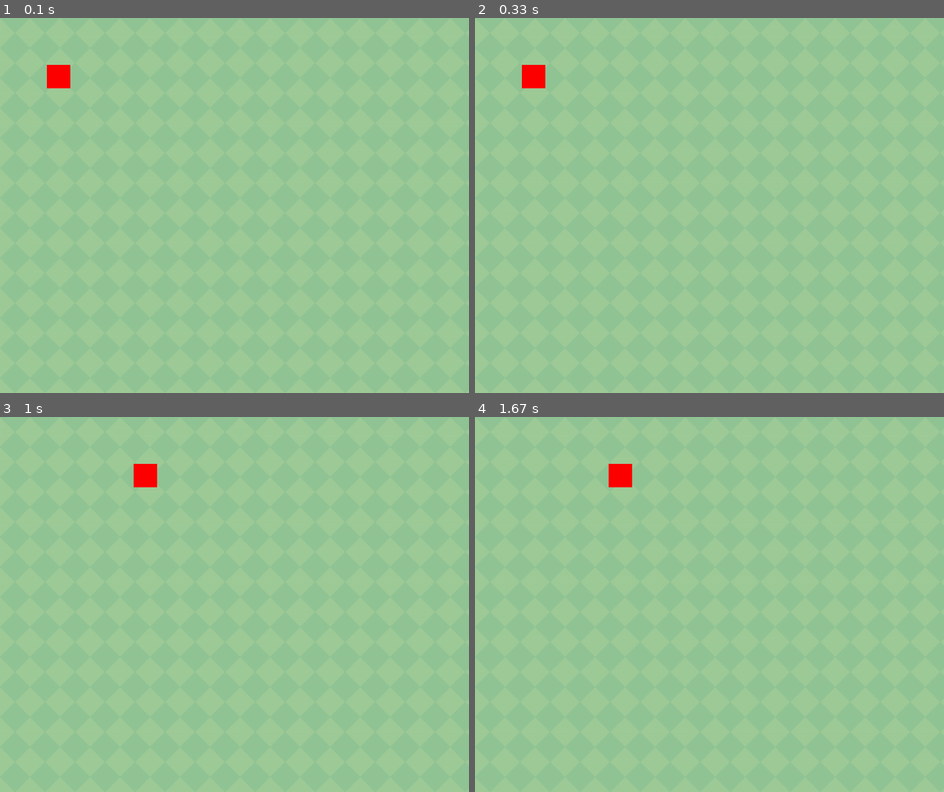
Above: before the commit, frames 1-4 (two rows, left to right).
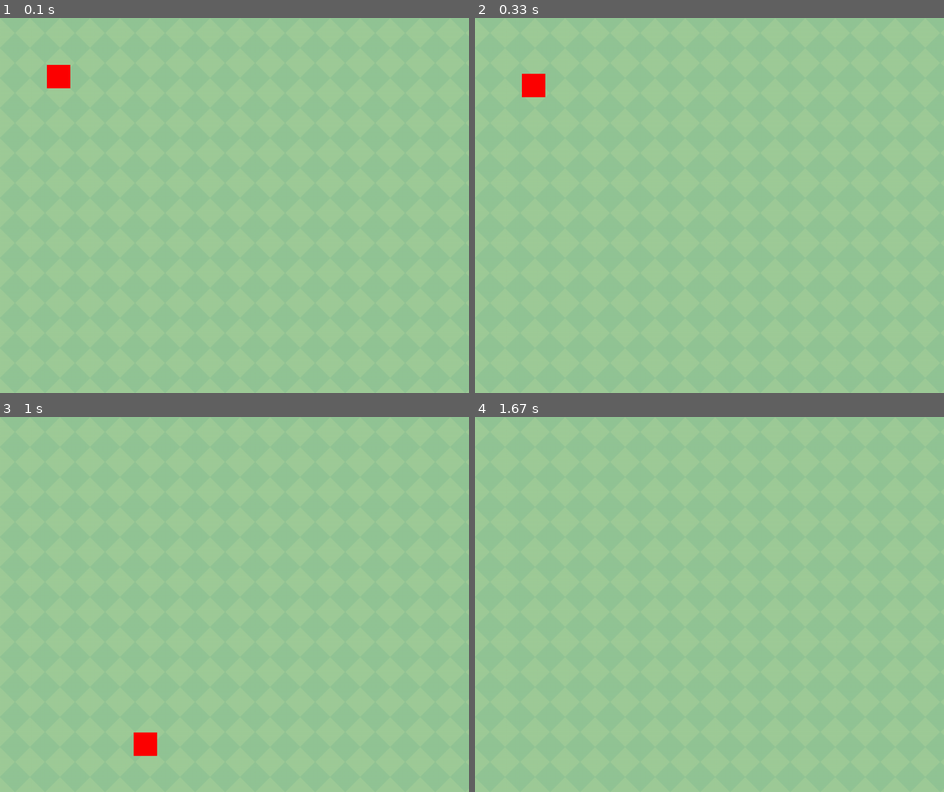
Above: after the commit, the same moments.

Repository: Castleexe/Capstone
Game: pygame game, started from Learning Pygame/main.py
Two runs of this game, one before a commit and one after it. Both use one fixed random seed, a clock stepped at 60 frames per second and the inputs below.
Inputs:
- Up to frame 1 (0.1 s): no input
- Up to frame 2 (0.33 s): no input
- Up to frame 3 (1 s): hold D 0.33-0.8 s; hold D from 0.83 s (still down)
- Up to frame 4 (1.67 s): release D at 1.3 s; hold A from 1.33 s (still down)

Frame 1 is identical in both runs. In frame 2, 0.2% of the frame differs, in the area x 10-15%, y 12-22%; in frame 3, 0.6%, in the area x 28-34%, y 12-91%; in frame 4, 0.3%.

Commit message:
added gravity that has acceleration

Diff:
--- a/Learning Pygame/main.py
+++ b/Learning Pygame/main.py
@@ -16,6 +16,8 @@
 
 class Player(pygame.sprite.Sprite):
     color = (255, 0, 0)
+    GRAVITY = 1 #acceleration
+
     def __init__(self, x, y, width, height):
         self.rect = pygame.Rect(x, y, width, height)
         self.x_vel = 0
@@ -23,6 +25,7 @@
         self.mask = None
         self.direction = "left" #what direction player is facing
         self.animation_count = 0 #to reset animation when going left or right
+        self.fall_count = 0
 
     def move(self, dx, dy):
         self.rect.x += dx #displacement x
@@ -41,8 +44,10 @@
             self.animation_count = 0
 
     def loop(self, fps): #run once every frame
+        self.y_vel += min(1, (self.fall_count / fps) * self.GRAVITY)
         self.move(self.x_vel, self.y_vel)
 
+        self.fall_count += 1
     def draw(self, win):
         pygame.draw.rect(win, self.color, self.rect)
 
